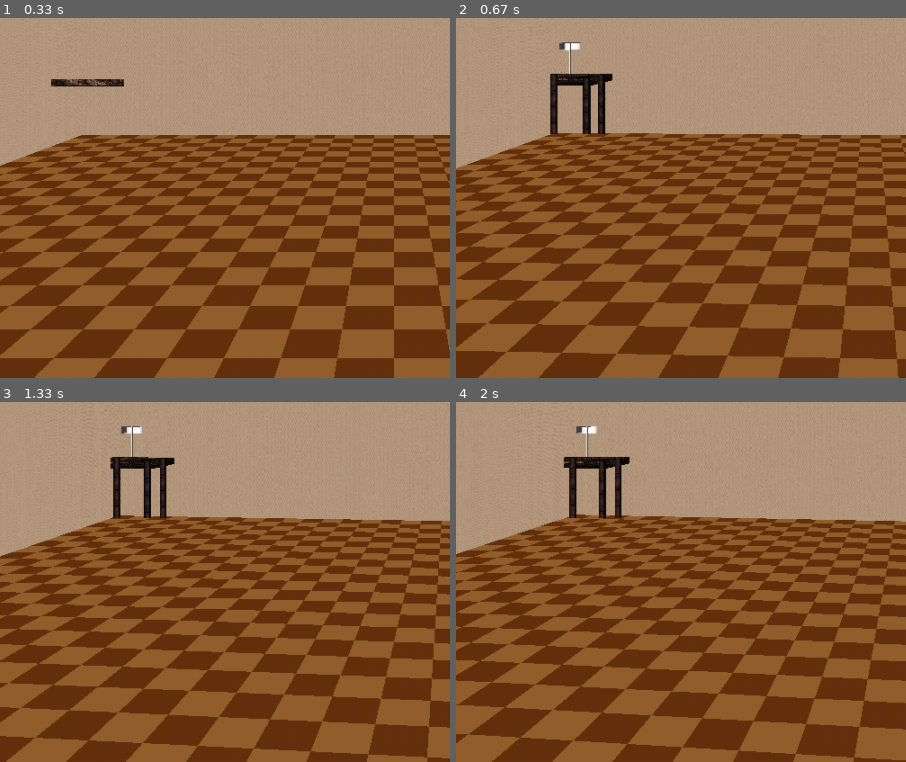
Above: before the commit, frames 1-4 (two rows, left to right).
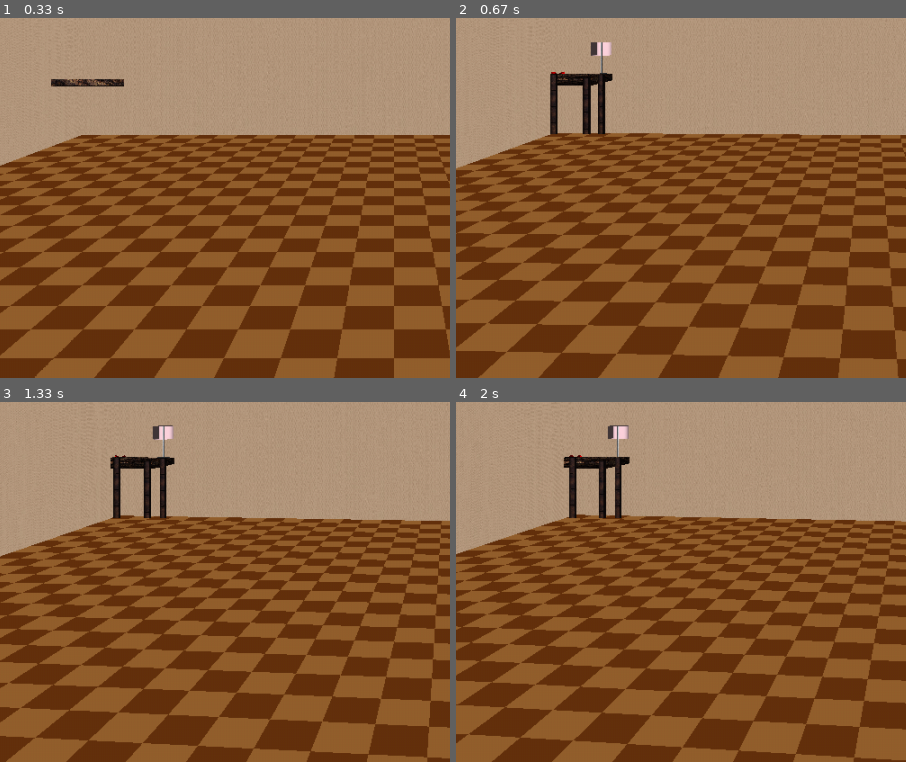
Above: after the commit, the same moments.

Repository: mikepmerritt/graphics-project-3
Game: pygame game, started from interactive_scene_pygame.py
Same seed, same stepped clock (60 frames per second), same inputs: the game is played once before the commit and once after it.
Inputs:
- Up to frame 1 (0.33 s): no input
- Up to frame 2 (0.67 s): hold 6 from 0.33 s (still down); hold Right from 0.33 s (still down)
- Up to frame 3 (1.33 s): release 6 at 0.8 s; release Right at 0.8 s; tap Space at 0.83 s; tap W at 1.17 s
- Up to frame 4 (2 s): hold Right 1.5-1.97 s; hold D 1.5-1.97 s; tap Space at 1.57, 1.87 s
The pictures show only the part of the screen within x 6-56%, y 50-100%; the shares and areas given below are measured in that part.

Frame 1 is identical in both runs. In frame 2, 0.3% of the frame differs, in the area x 21-35%, y 6-16%; in frame 3, 0.3%; in frame 4, 0.3%.

Commit message:
lamp and dice rolling

Diff:
--- a/interactive_scene_pygame.py
+++ b/interactive_scene_pygame.py
@@ -16,6 +16,7 @@
 from utils import *
 from camera import *
 from PIL import Image
+import random
 
 # These parameters define the camera's lens shape
 CAM_NEAR = 0.01
@@ -26,6 +27,11 @@
 wall_texture = None
 table_top_texture = None
 table_support_texture = None
+lamp_support_texture = None
+lamp_head_texture = None
+dice_animating = False
+dice_rotation = [0, 0, 0]
+dice_rotation2 = [0, 0, 0]
 # These parameters define simple animation properties
 FPS = 60.0
 DELAY = int(1000.0 / FPS + 0.5)
@@ -96,7 +102,7 @@
 
 # Any initialization material to do...
 def init():
-    global tube, clock, running, floor_texture, wall_texture, table_support_texture, table_top_texture, ball
+    global tube, clock, running, floor_texture, wall_texture, table_support_texture, table_top_texture, lamp_support_texture, lamp_head_texture, ball
 
     # pygame setup
     pygame.init()
@@ -109,6 +115,8 @@
     wall_texture = load_texture("wall.jpg")
     table_top_texture = load_texture("table_top.jpg")
     table_support_texture = load_texture("table_support.jpg")
+    lamp_support_texture = load_texture("lamp_support.jpg")
+    lamp_head_texture = load_texture("lamp_head.jpg")
     tube = gluNewQuadric()
     gluQuadricDrawStyle(tube, GLU_FILL)
     gluQuadricTexture(tube, GL_TRUE)
@@ -166,17 +174,34 @@
 # Advance the scene one frame
 def advance():
     # put any animation stuff in here
-    pass
+     global dice_animating, dice_rotation, dice_rotation2, animate
+     if dice_animating:
+        dice_rotation[0] += 5
+        dice_rotation[1] += 8
+        dice_rotation[2] += 3
+
+        dice_rotation2[0] += 8
+        dice_rotation2[1] += 5
+        dice_rotation2[2] += 6
+
+        if dice_rotation[0] >= 540:
+            dice_animating = False
+            animate = False
+            dice_rotation = [random.randint(0,3) * 90, random.randint(0,3) * 90, random.randint(0,3) * 90]
+            dice_rotation2 = [random.randint(0,3) * 90, random.randint(0,3) * 90, random.randint(0,3) * 90]
 
 # Function used to handle any key events
 # event: The keyboard event that happened
 def keyboard(event):
-    global running, animate, viewAngle, spinAngle, active_light
+    global running, animate, viewAngle, spinAngle, active_light, dice_animating
     key = event.key # "ASCII" value of the key pressed
     if key == 27:  # ASCII code 27 = ESC-key
         running = False
     elif key == ord(' '):
-        animate = not animate
+        if active_light != -1:
+            lights[active_light].enabled = not lights[active_light].enabled
+        else:
+            animate = not animate
     elif key == ord('w'):
         # Go forward
         camera.slide(0,0,-1)
@@ -260,11 +285,10 @@
         else:
             active_light = 2
             print("Select light 2.")
-    elif key == ord(' '):
-        # Enable selected light
-        if active_light != -1:
-            lights[active_light].enabled = not lights[active_light].enabled
-
+    elif key == ord('6'):
+        if not dice_animating:
+            dice_animating = True
+            animate = True
 
 def draw_scene():
     """
@@ -326,7 +350,8 @@
     draw_walls()
     draw_ceiling()
     draw_side_table(-35, 0, -34)
-    draw_desk_lamp(-35, 8, -34)
+    draw_desk_lamp(-32, 8, -36)
+    draw_dice(-37, 8.22, -34)
     glPopMatrix()
 
 def load_texture(file_name):
@@ -601,27 +626,81 @@
 
 def draw_lamp_base(radius):
     glPushMatrix()
+
+    glMaterialfv(GL_FRONT, GL_AMBIENT, [0.2, 0.2, 0.2, 1.0])
+    glMaterialfv(GL_FRONT, GL_DIFFUSE, [0.8, 0.8, 0.8, 1.0])
+    glMaterialfv(GL_FRONT, GL_SPECULAR, [0.1, 0.1, 0.1, 1.0])
+    glMaterialf(GL_FRONT, GL_SHININESS, 10.0)
+
+    glEnable(GL_TEXTURE_2D)
+    glBindTexture(GL_TEXTURE_2D, lamp_support_texture)
+
+    glTexEnvf(GL_TEXTURE_ENV, GL_TEXTURE_ENV_MODE, GL_MODULATE)
+    glTexParameteri(GL_TEXTURE_2D, GL_TEXTURE_WRAP_S, GL_REPEAT)
+    glTexParameteri(GL_TEXTURE_2D, GL_TEXTURE_WRAP_T, GL_REPEAT)
+    glTexParameteri(GL_TEXTURE_2D, GL_TEXTURE_MAG_FILTER, GL_NEAREST)
+    glTexParameteri(GL_TEXTURE_2D, GL_TEXTURE_MIN_FILTER, GL_NEAREST)
+
     glRotatef(-90, 1, 0, 0)
     base_height = 0.1
+    gluQuadricTexture(tube, GL_TRUE)
     gluCylinder(tube, radius, radius, base_height, 32, 1)
     gluDisk(tube, 0, radius, 32, 1)
     glTranslatef(0, 0, base_height)
     gluDisk(tube, 0, radius, 32, 1)
+
+    glDisable(GL_TEXTURE_2D)
     glPopMatrix()
 
 def draw_lamp_pole(height, radius):
     glPushMatrix()
+
+    glMaterialfv(GL_FRONT, GL_AMBIENT, [0.2, 0.2, 0.2, 1.0])
+    glMaterialfv(GL_FRONT, GL_DIFFUSE, [0.8, 0.8, 0.8, 1.0])
+    glMaterialfv(GL_FRONT, GL_SPECULAR, [0.1, 0.1, 0.1, 1.0])
+    glMaterialf(GL_FRONT, GL_SHININESS, 10.0)
+
+    glEnable(GL_TEXTURE_2D)
+    glBindTexture(GL_TEXTURE_2D, lamp_support_texture)
+
+    glTexEnvf(GL_TEXTURE_ENV, GL_TEXTURE_ENV_MODE, GL_MODULATE)
+    glTexParameteri(GL_TEXTURE_2D, GL_TEXTURE_WRAP_S, GL_REPEAT)
+    glTexParameteri(GL_TEXTURE_2D, GL_TEXTURE_WRAP_T, GL_REPEAT)
+    glTexParameteri(GL_TEXTURE_2D, GL_TEXTURE_MAG_FILTER, GL_NEAREST)
+    glTexParameteri(GL_TEXTURE_2D, GL_TEXTURE_MIN_FILTER, GL_NEAREST)
+
     glRotatef(-90, 1, 0, 0)
+    gluQuadricTexture(tube, GL_TRUE)
     gluCylinder(tube, radius, radius, height, 16, 1)
+
+    glDisable(GL_TEXTURE_2D)
     glPopMatrix()
 
 def draw_lamp_head(radius, height):
     glPushMatrix()
+
+    glMaterialfv(GL_FRONT, GL_AMBIENT, [0.2, 0.2, 0.2, 1.0])
+    glMaterialfv(GL_FRONT, GL_DIFFUSE, [0.8, 0.8, 0.8, 1.0])
+    glMaterialfv(GL_FRONT, GL_SPECULAR, [0.1, 0.1, 0.1, 1.0])
+    glMaterialf(GL_FRONT, GL_SHININESS, 10.0)
+
+    glEnable(GL_TEXTURE_2D)
+    glBindTexture(GL_TEXTURE_2D, lamp_head_texture)
+
+    glTexEnvf(GL_TEXTURE_ENV, GL_TEXTURE_ENV_MODE, GL_MODULATE)
+    glTexParameteri(GL_TEXTURE_2D, GL_TEXTURE_WRAP_S, GL_REPEAT)
+    glTexParameteri(GL_TEXTURE_2D, GL_TEXTURE_WRAP_T, GL_REPEAT)
+    glTexParameteri(GL_TEXTURE_2D, GL_TEXTURE_MAG_FILTER, GL_NEAREST)
+    glTexParameteri(GL_TEXTURE_2D, GL_TEXTURE_MIN_FILTER, GL_NEAREST)
+
     glRotatef(90, 1, 0, 0)
+    gluQuadricTexture(tube, GL_TRUE)
     gluCylinder(tube, radius, radius, height, 32, 1)
     gluDisk(tube, 0, radius, 32, 1)
     glTranslatef(0, 0, height)
     gluDisk(tube, 0, radius, 32, 1)
+
+    glDisable(GL_TEXTURE_2D)
     glPopMatrix()
 
 def draw_desk_lamp(x, y, z):
@@ -636,15 +715,172 @@
 
     glTranslatef(0, pole_height, 0)
     head_radius = 1.2
-    head_height = 0.8
+    head_height = 1.6
     draw_lamp_head(head_radius, head_height)
 
     glPopMatrix()
 
-def draw_die(x, y, z):
-    # will likely need to call more than once
-    # may need additional parameters to connect multiple dice
-    pass
+def draw_dice_face_dots(face_number):
+    glMaterialfv(GL_FRONT, GL_AMBIENT, [0, 0, 0, 1.0])
+    glMaterialfv(GL_FRONT, GL_DIFFUSE, [0, 0, 0, 1.0])
+    glMaterialfv(GL_FRONT, GL_SPECULAR, [0.3, 0.3, 0.3, 1.0])
+    glMaterialf(GL_FRONT, GL_SHININESS, 32.0)
+
+    dot_radius = 0.02
+    offset = 0.1
+
+    if face_number == 1:
+        glPushMatrix()
+        glTranslatef(0, 0, 0)
+        gluSphere(ball, dot_radius, 16, 16)
+        glPopMatrix()
+
+    elif face_number == 2:
+        glPushMatrix()
+        glTranslatef(offset, offset, 0)
+        gluSphere(ball, dot_radius, 16, 16)
+        glPopMatrix()
+
+        glPushMatrix()
+        glTranslatef(-offset, -offset, 0)
+        gluSphere(ball, dot_radius, 16, 16)
+        glPopMatrix()
+
+    elif face_number == 3:
+        glPushMatrix()
+        glTranslatef(0, 0, 0)
+        gluSphere(ball, dot_radius, 16, 16)
+        glPopMatrix()
+
+        glPushMatrix()
+        glTranslatef(offset, offset, 0)
+        gluSphere(ball, dot_radius, 16, 16)
+        glPopMatrix()
+
+        glPushMatrix()
+        glTranslatef(-offset, -offset, 0)
+        gluSphere(ball, dot_radius, 16, 16)
+        glPopMatrix()
+
+    elif face_number == 4:
+        for x in [offset, -offset]:
+            for y in [offset, -offset]:
+                glPushMatrix()
+                glTranslatef(x, y, 0)
+                gluSphere(ball, dot_radius, 16, 16)
+                glPopMatrix()
+
+    elif face_number == 5:
+        glPushMatrix()
+        glTranslatef(0, 0, 0)
+        gluSphere(ball, dot_radius, 16, 16)
+        glPopMatrix()
+
+        for x in [offset, -offset]:
+            for y in [offset, -offset]:
+                glPushMatrix()
+                glTranslatef(x, y, 0)
+                gluSphere(ball, dot_radius, 16, 16)
+                glPopMatrix()
+
+    elif face_number == 6:
+        for x in [offset, -offset]:
+            for y in [offset, 0, -offset]:
+                glPushMatrix()
+                glTranslatef(x, y, 0)
+                gluSphere(ball, dot_radius, 16, 16)
+                glPopMatrix()
+
+def draw_single_dice(x, y, z, size, rotations=[0,0,0]):
+    glPushMatrix()
+    glTranslatef(x, y, z)
+    glRotatef(rotations[0], 1, 0, 0)
+    glRotatef(rotations[1], 0, 1, 0)
+    glRotatef(rotations[2], 0, 0, 1)
+
+    glMaterialfv(GL_FRONT, GL_AMBIENT, [0.2, 0, 0, 1.0])
+    glMaterialfv(GL_FRONT, GL_DIFFUSE, [0.8, 0, 0, 1.0])
+    glMaterialfv(GL_FRONT, GL_SPECULAR, [0.3, 0.3, 0.3, 1.0])
+    glMaterialf(GL_FRONT, GL_SHININESS, 32.0)
+
+    glBegin(GL_QUADS)
+
+    glNormal3f(0, 0, 1)
+    glVertex3f(-size, -size, size)
+    glVertex3f(size, -size, size)
+    glVertex3f(size, size, size)
+    glVertex3f(-size, size, size)
+
+    glNormal3f(0, 0, -1)
+    glVertex3f(-size, -size, -size)
+    glVertex3f(-size, size, -size)
+    glVertex3f(size, size, -size)
+    glVertex3f(size, -size, -size)
+
+    glNormal3f(1, 0, 0)
+    glVertex3f(size, -size, -size)
+    glVertex3f(size, size, -size)
+    glVertex3f(size, size, size)
+    glVertex3f(size, -size, size)
+
+    glNormal3f(-1, 0, 0)
+    glVertex3f(-size, -size, -size)
+    glVertex3f(-size, -size, size)
+    glVertex3f(-size, size, size)
+    glVertex3f(-size, size, -size)
+
+    glNormal3f(0, 1, 0)
+    glVertex3f(-size, size, -size)
+    glVertex3f(-size, size, size)
+    glVertex3f(size, size, size)
+    glVertex3f(size, size, -size)
+
+    glNormal3f(0, -1, 0)
+    glVertex3f(-size, -size, -size)
+    glVertex3f(size, -size, -size)
+    glVertex3f(size, -size, size)
+    glVertex3f(-size, -size, size)
+
+    glEnd()
+    glPushMatrix()
+    glTranslatef(0, 0, size + 0.001)
+    draw_dice_face_dots(1)
+    glPopMatrix()
+
+    glPushMatrix()
+    glTranslatef(0, 0, -(size + 0.001))
+    draw_dice_face_dots(6)
+    glPopMatrix()
+
+    glPushMatrix()
+    glTranslatef(size + 0.001, 0, 0)
+    glRotatef(90, 0, 1, 0)
+    draw_dice_face_dots(2)
+    glPopMatrix()
+
+    glPushMatrix()
+    glTranslatef(-(size + 0.001), 0, 0)
+    glRotatef(-90, 0, 1, 0)
+    draw_dice_face_dots(5)
+    glPopMatrix()
+
+    glPushMatrix()
+    glTranslatef(0, size + 0.001, 0)
+    glRotatef(-90, 1, 0, 0)
+    draw_dice_face_dots(3)
+    glPopMatrix()
+
+    glPushMatrix()
+    glTranslatef(0, -(size + 0.001), 0)
+    glRotatef(90, 1, 0, 0)
+    draw_dice_face_dots(4)
+    glPopMatrix()
+
+    glPopMatrix()
+
+def draw_dice(x, y, z):
+    draw_single_dice(x, y, z, 0.2, dice_rotation)
+    draw_single_dice(x + 1.2, y, z + 0.3, 0.2, dice_rotation2)
 
 def draw_pool_table(x, y, z):
     pass
Binary file added: lamp_head.jpg
Binary file added: lamp_support.jpg
